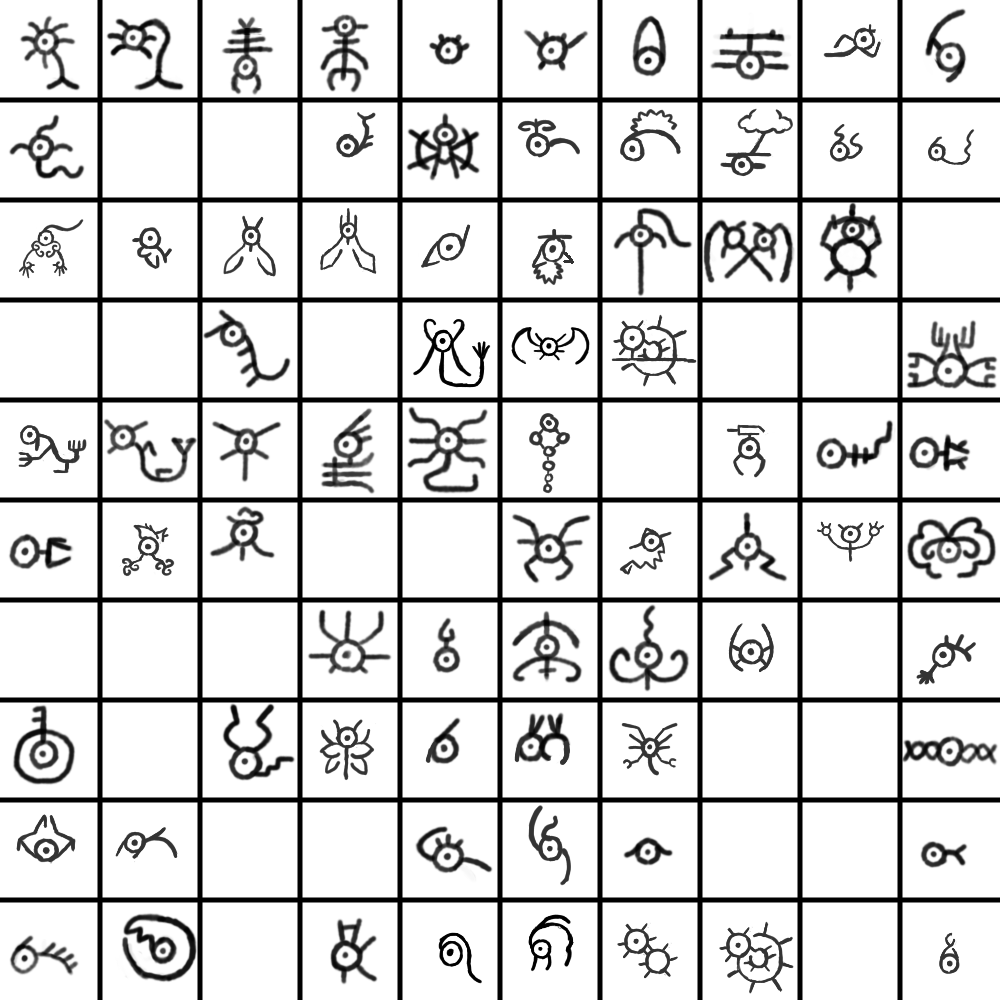
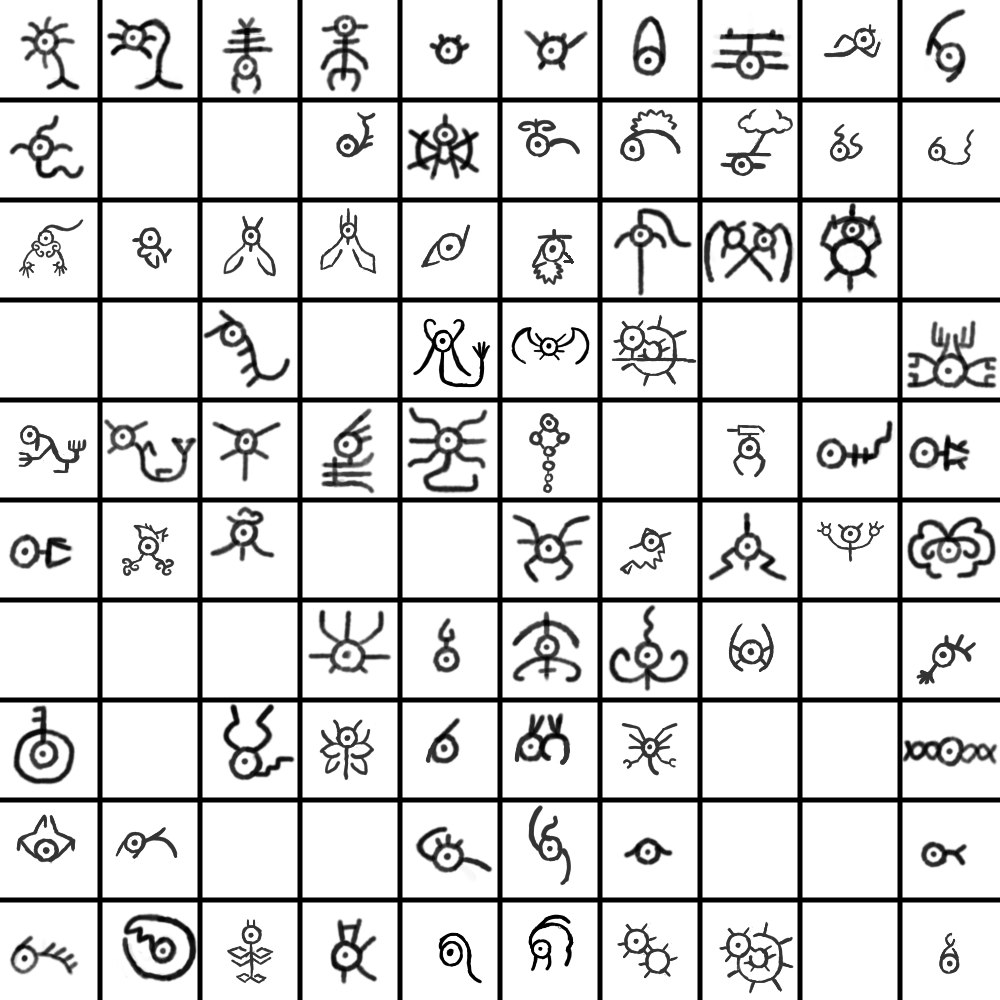
Two versions of the same layered image (1000 x 1000). Layer-by-layer changes:
painted on "Paint Layer 1" over [227, 919, 274, 984]
